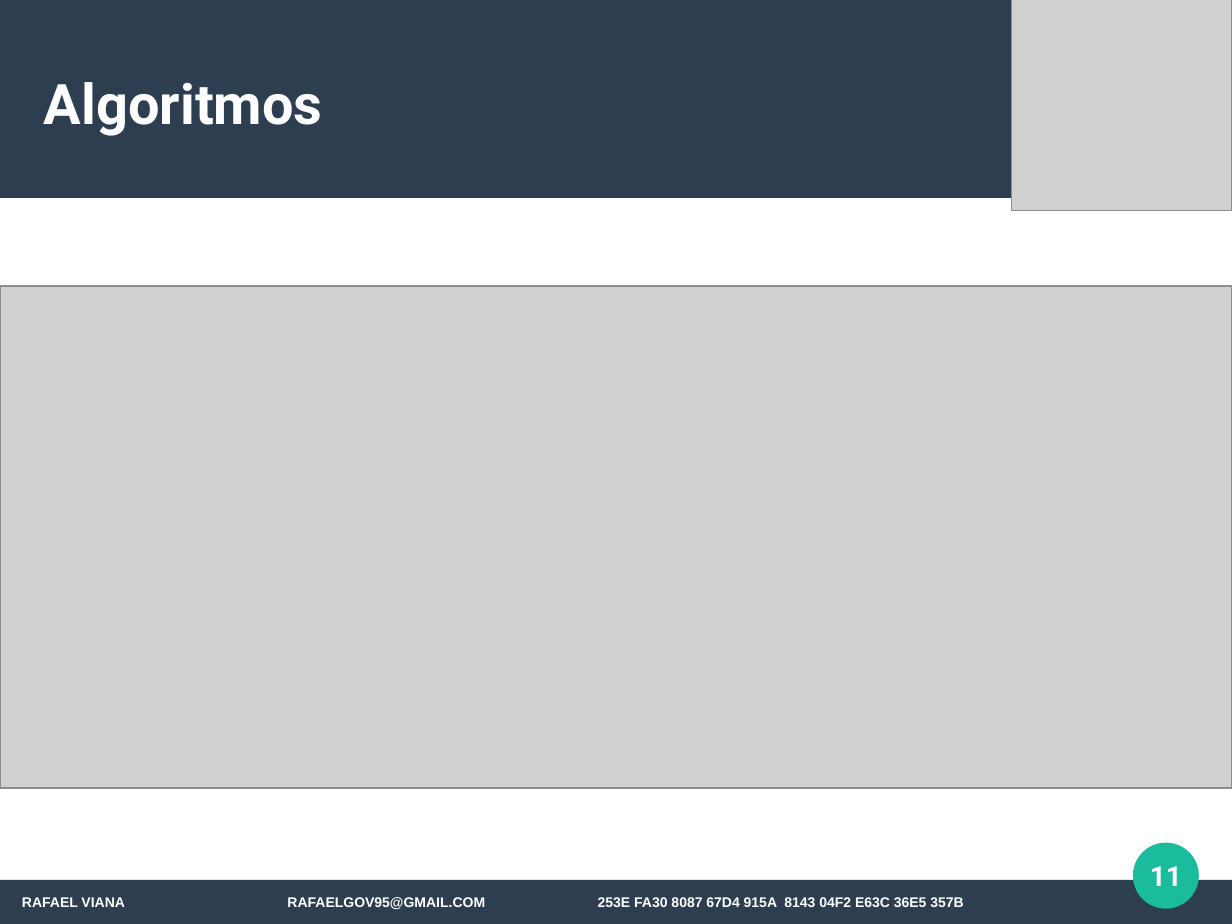
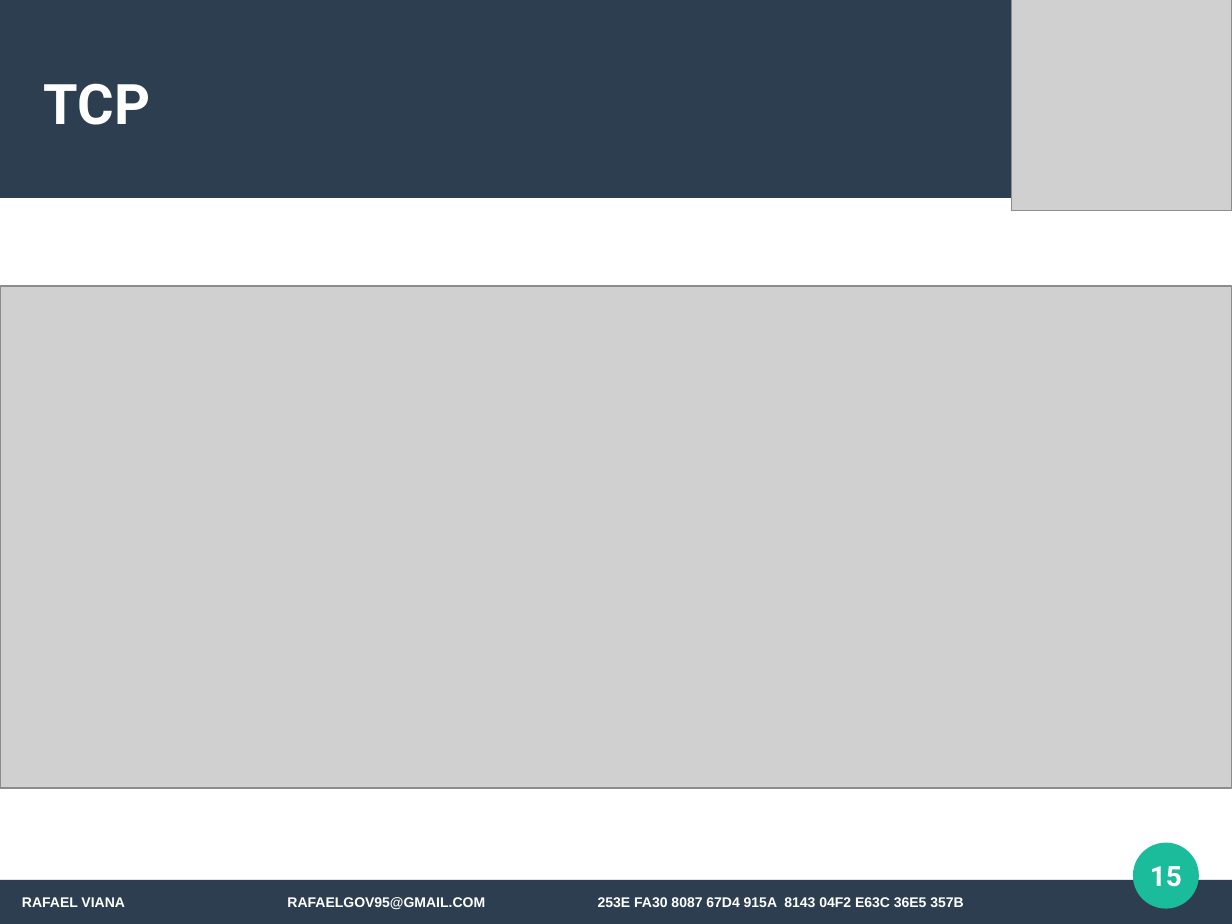
Before and after one commit to rafaelgov95/SD, a slide deck: slide 15 of Apresentacao/PPT/Angular-4.odp (slide 11 before the commit). Drawn at 1232x924 pixels with LibreOffice and Linux fonts; fonts in the diff are those of the drawing; grey boxes stand for pictures. Boxes give left, top, right and bottom in pixels: in the first picture for what was removed or moved away, otherwise in the second. Text is boxed around its words. In the diff, an @@ line names an element or a change of style, - is before the commit and + after.

```diff
--- a/Apresentacao/PPT/Angular-4.odp
+++ b/Apresentacao/PPT/Angular-4.odp
@@ title at <box>44,83,150,125</box>: text changed @@
-Algoritmos
+TCP
@@ page number at <box>1150,866,1182,887</box>: text changed @@
-11
+15
```
Also in this commit, not shown: 11 other slides changed, 7 slides added, 1 slide removed, 3 other files.
